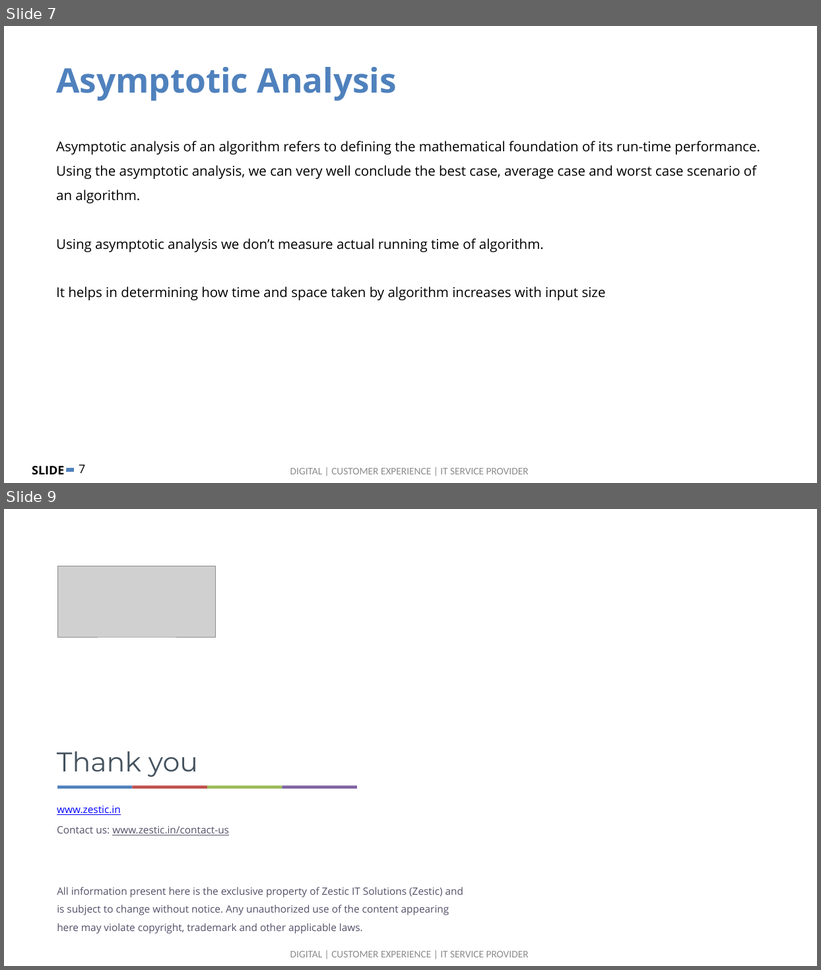
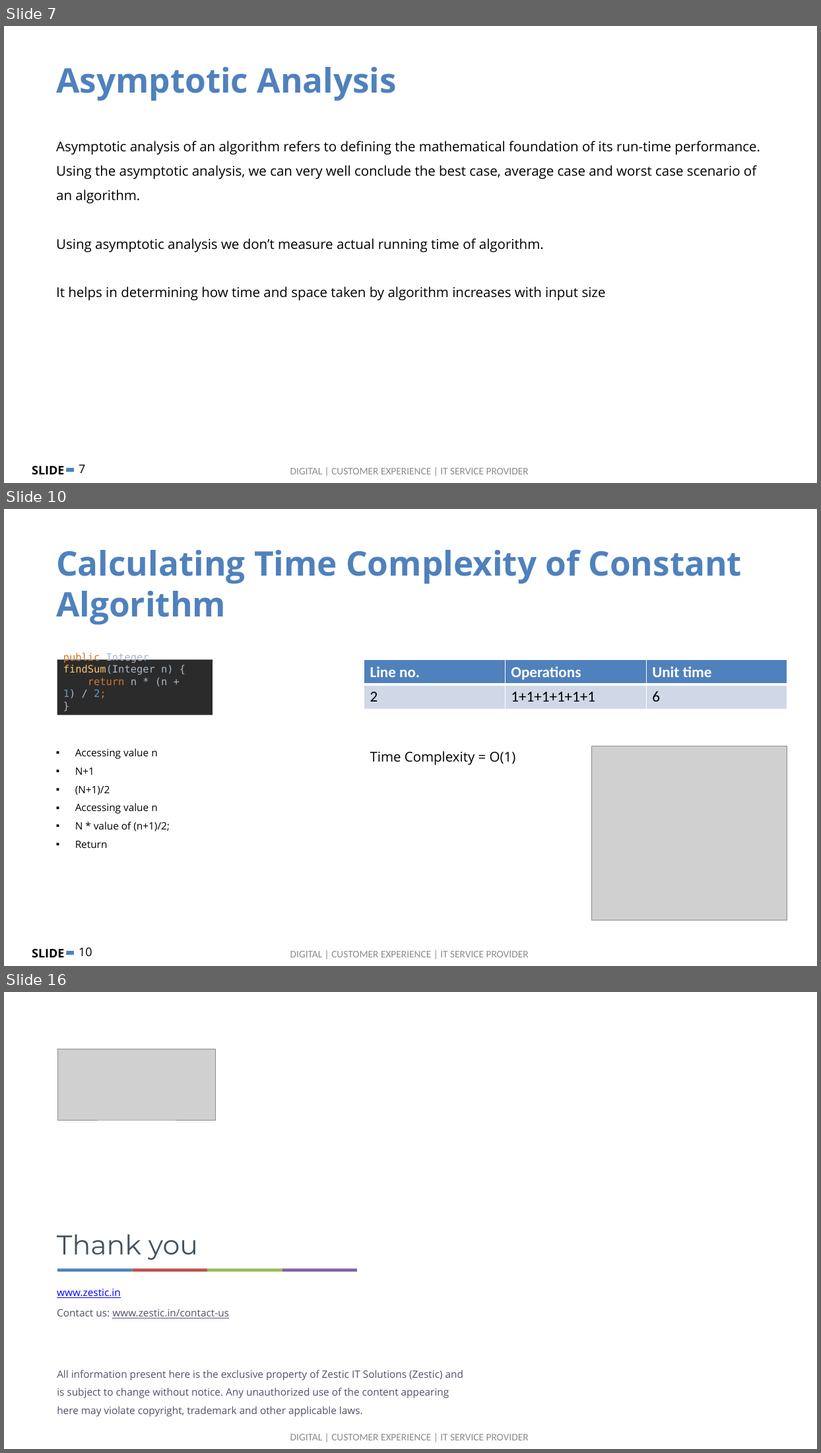
Before and after one commit to zesticio/examples, a slide deck: algorithms/slides/Data Structure & Algorithms.pptx. Shown one above the other, each under a label of ours: slides 7 and 9 before the commit, slides 7, 10 and 16 after it; the slides between them are not shown. The pictures are 821x970 and 821x1453 pixels, drawn with LibreOffice and Linux fonts; fonts in the diff are those of the drawing; grey boxes stand for pictures; background and template pictures are left out. Boxes give left, top, right and bottom in pixels: in the first picture for what was removed or moved away, otherwise in the second. Text is boxed around its words. In the diff, an @@ line names an element or a change of style, - is before the commit and + after.

```diff
--- a/algorithms/slides/Data Structure & Algorithms.pptx
+++ b/algorithms/slides/Data Structure & Algorithms.pptx
@@ slide 10 added at box(4, 509, 817, 966), background #FFFFFF; not listed: 4 template elements that a slide beside it also shows @@
@@ text added at box(56, 549, 742, 625), 40 pt, text #4F81BD, bold @@
+Calculating Time Complexity of Constant Algorithm
@@ rectangle added at box(57, 659, 213, 715), fill #2B2B2B, 12 pt, text #A9B7C6 @@
+public Integer findSum(Integer n) {
+return n * (n + 1) / 2;
+}
@@ table added at box(364, 659, 787, 709), 2 rows, 3 columns @@
+Line no. | Operations | Unit time
+2 | 1+1+1+1+1+1 | 6
@@ text added at box(75, 749, 170, 848), 12 pt, text #000000 @@
+▪ Accessing value n
+▪ N+1
+▪ (N+1)/2
+▪ Accessing value n
+▪ N * value of (n+1)/2;
+▪ Return
@@ text added at box(370, 751, 516, 765), 16 pt, text #000000 @@
+Time Complexity = O(1)
@@ picture added at box(592, 747, 788, 920) @@
@@ what was slide 9 is now slide 16 @@
```
Also in this commit, not shown: 1 slide changed, 6 other slides added.
